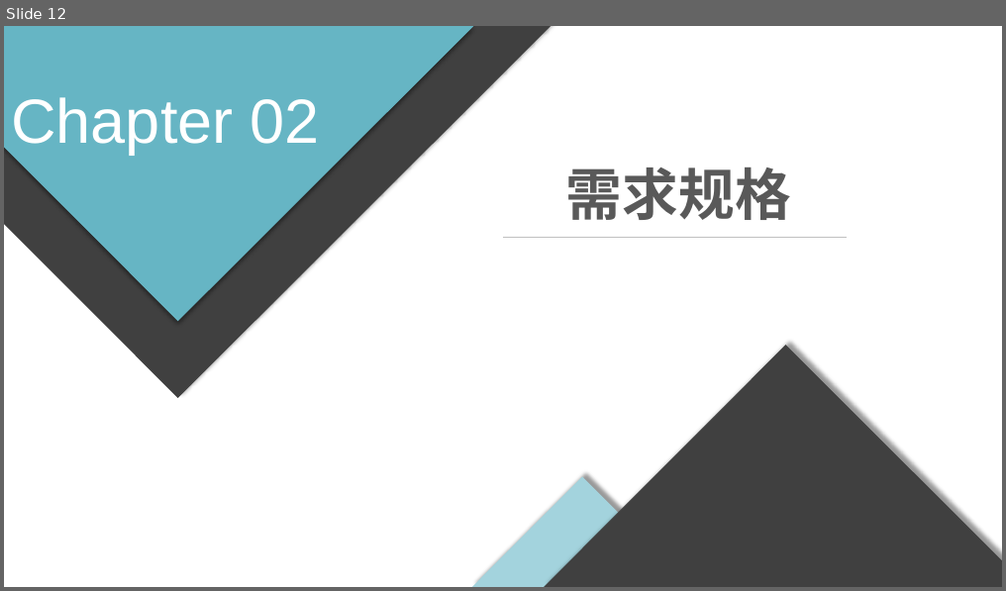
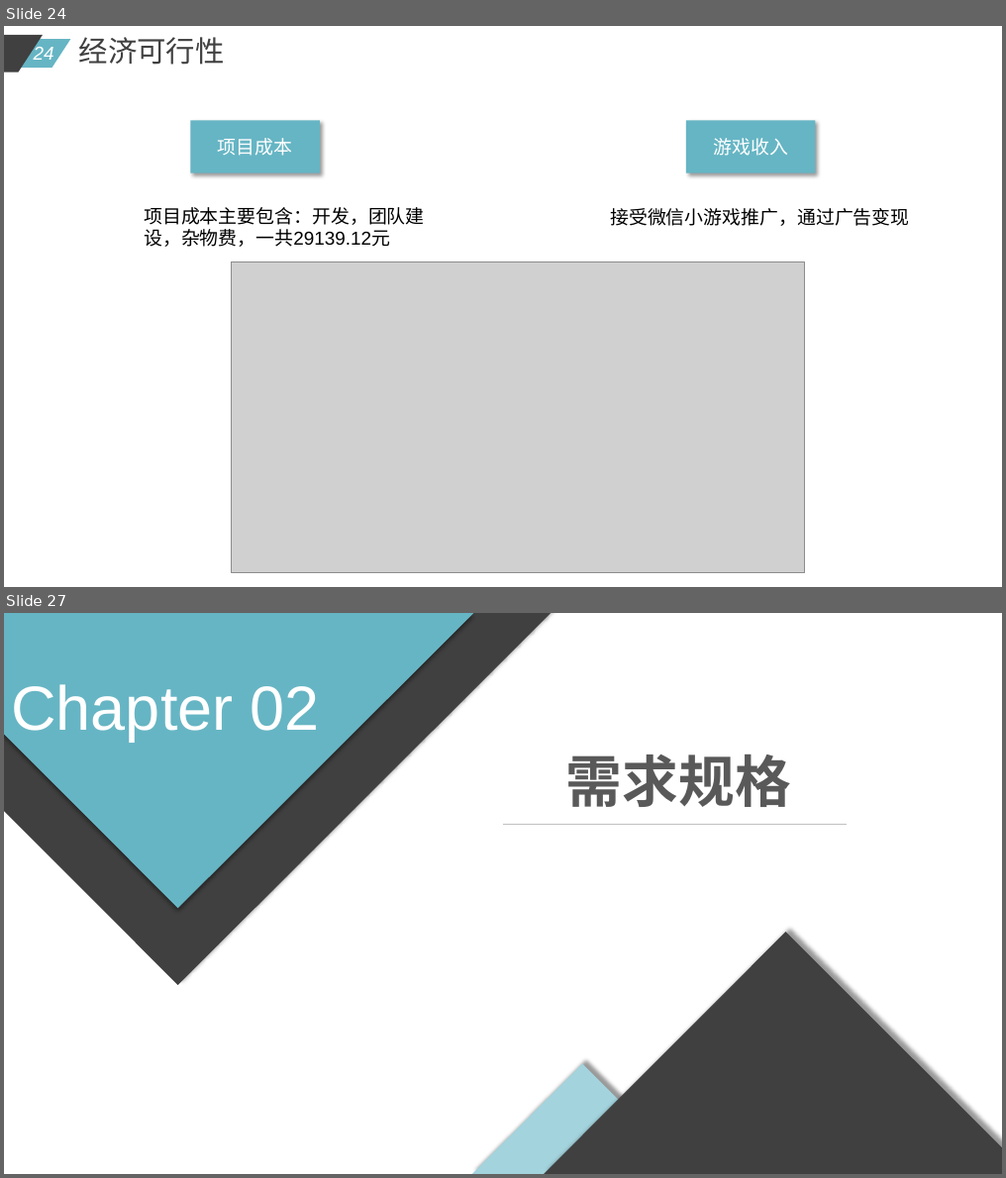
Before and after one commit to diligentsun/new-flappy-bird, a slide deck: 项目总结/项目总结.pptx. Shown one above the other, each under a label of ours: slide 12 before the commit, slides 24 and 27 after it; the slides between them are not shown. The pictures are 1006x591 and 1006x1178 pixels, drawn with LibreOffice and Linux fonts; fonts in the diff are those of the drawing; grey boxes stand for pictures. Boxes give left, top, right and bottom in pixels: in the first picture for what was removed or moved away, otherwise in the second. Text is boxed around its words. In the diff, an @@ line names an element or a change of style, - is before the commit and + after.

```diff
--- a/项目总结/项目总结.pptx
+++ b/项目总结/项目总结.pptx
@@ slide 24 added at [4, 26, 1002, 587], background #FFFFFF @@
@@ parallelogram added at [4, 39, 70, 68], fill #66B5C4 @@
@@ parallelogram added at [4, 35, 43, 73], fill #404040 @@
@@ page number added at [34, 45, 54, 60], 18 pt, text #FFFFFF, italic @@
+24
@@ text added at [79, 37, 225, 65], 28 pt, text #404040 @@
+经济可行性
@@ rectangle added at [190, 120, 320, 174], fill #66B5C4, 18 pt, text #FFFFFF @@
+项目成本
@@ rectangle added at [686, 120, 816, 174], fill #66B5C4, 18 pt, text #FFFFFF @@
+游戏收入
@@ text added at [144, 207, 424, 247], 18 pt, text #000000 @@
+项目成本主要包含：开发，团队建设，杂物费，一共29139.12元
@@ text added at [610, 208, 909, 226], 18 pt, text #000000 @@
+接受微信小游戏推广，通过广告变现
@@ picture added at [232, 262, 805, 573] @@
@@ what was slide 12 is now slide 27 @@
```
Also in this commit, not shown: 5 slides changed, 16 other slides added, 1 slide removed, 5 other files.
